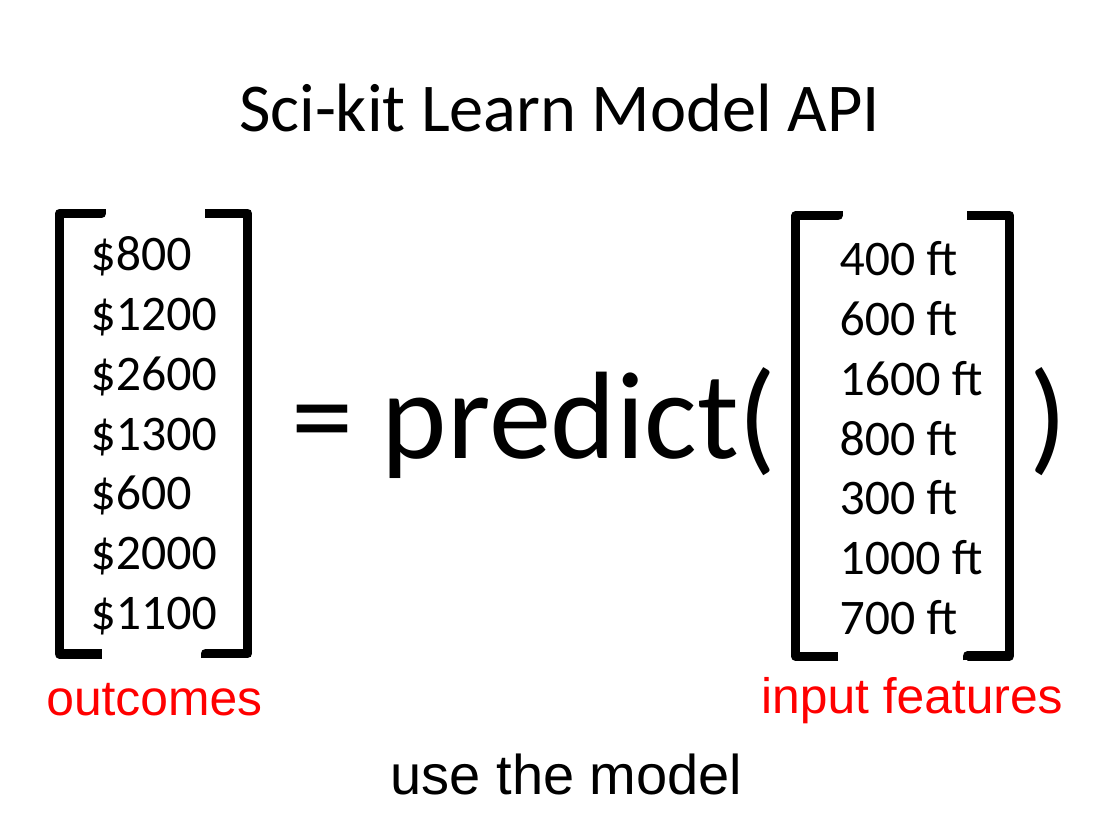
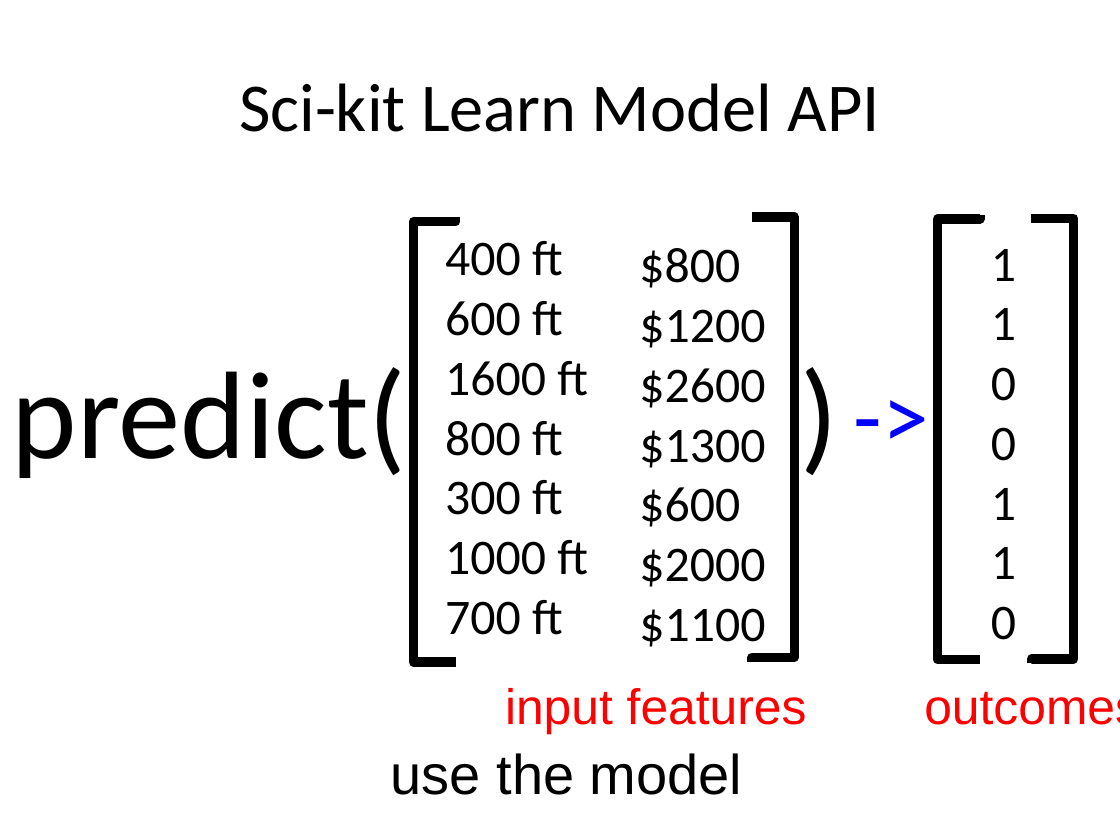
Before and after one commit to aloksharma1993/techfest-ml-tutorial, a slide deck: slide 31 of Techfest_ML.pptx (slide 28 before the commit). Drawn at 1120x840 pixels with LibreOffice and Linux fonts; fonts in the diff are those of the drawing. Boxes give left, top, right and bottom in pixels: in the first picture for what was removed or moved away, otherwise in the second. Text is boxed around its words. In the diff, an @@ line names an element or a change of style, - is before the commit and + after.

```diff
--- a/Techfest_ML.pptx
+++ b/Techfest_ML.pptx
@@ elbow line moved from (205, 213) - (248, 451) to (456, 217) - (413, 426) @@
@@ text "400 ft" moved from (x1=840, y1=241, x2=983, y2=635) to (x1=445, y1=241, x2=588, y2=635) @@
@@ text "$800" moved from (x1=91, y1=236, x2=217, y2=635) to (x1=639, y1=248, x2=765, y2=647) @@
@@ elbow line moved from (838, 212) - (796, 420) to (752, 217) - (794, 455) @@
@@ elbow line moved from (102, 209) - (59, 418) to (980, 215) - (937, 423) @@
@@ elbow line moved from (968, 215) - (1009, 454) to (1032, 218) - (1074, 457) @@
@@ text added at (x1=991, y1=249, x2=1016, y2=640), 32 pt, text #000000 @@
+1
+1
+0
+0
+1
+1
+0
@@ text added at (x1=842, y1=351, x2=946, y2=513), 60 pt, text #0000FF @@
+->
@@ text at (x1=12, y1=367, x2=407, y2=478): text changed @@
-= predict( )
+predict( )
@@ elbow line moved from (205, 659) - (248, 449) to (456, 662) - (413, 424) @@
@@ elbow line moved from (102, 654) - (59, 417) to (980, 660) - (937, 421) @@
@@ elbow line moved from (838, 656) - (796, 419) to (752, 662) - (794, 454) @@
@@ elbow line moved from (968, 661) - (1009, 451) to (1032, 663) - (1074, 455) @@
@@ text "input features" moved from (x1=761, y1=677, x2=1063, y2=723) to (x1=505, y1=688, x2=807, y2=734) @@
@@ text "outcomes" rewrapped from (x1=46, y1=682, x2=262, y2=716) to (x1=924, y1=691, x2=1120, y2=725) @@
```
Also in this commit, not shown: 11 other slides changed, 3 slides added.
